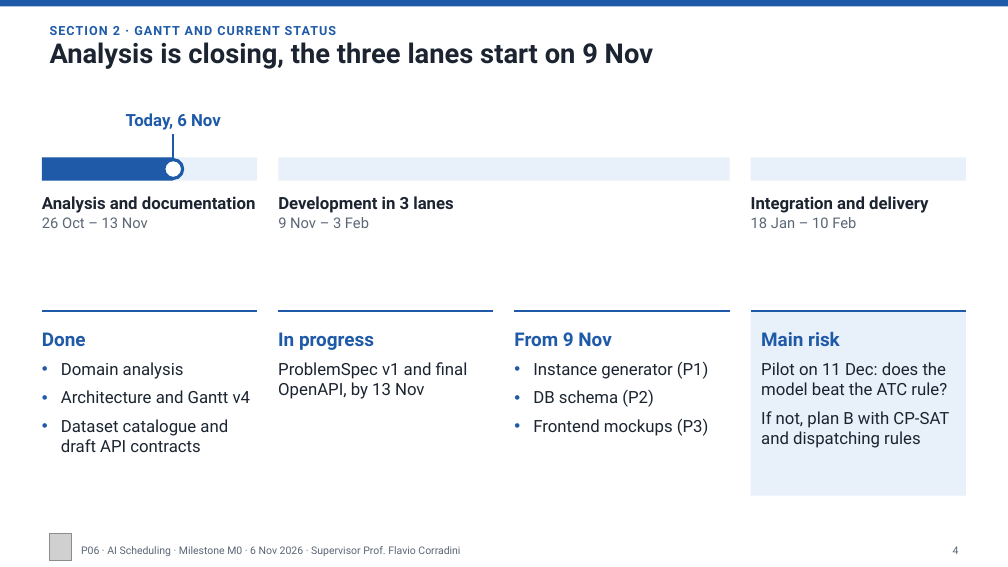
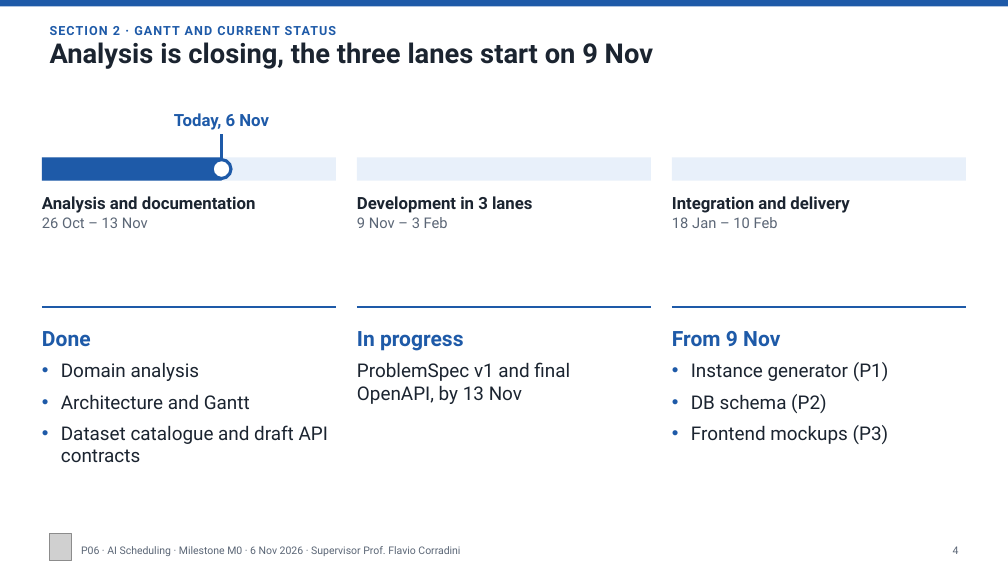
Before and after one commit to Pieruc/Scheduling, a slide deck: slide 4 of Presentazione/P06-6Nov-v1.pptx. Drawn at 1008x567 pixels with LibreOffice and Linux fonts; fonts in the diff are those of the drawing; grey boxes stand for pictures. Boxes give left, top, right and bottom in pixels: in the first picture for what was removed or moved away, otherwise in the second. Text is boxed around its words. In the diff, an @@ line names an element or a change of style, - is before the commit and + after.

Commit message:
fixed some slides for M0

```diff
--- a/Presentazione/P06-6Nov-v1.pptx
+++ b/Presentazione/P06-6Nov-v1.pptx
@@ rectangle: place and size @@
-rectangle at [42, 157, 174, 181]
+rectangle at [42, 157, 222, 181]
@@ rectangle: place and size @@
-rectangle at [42, 157, 258, 181]
+rectangle at [42, 157, 337, 181]
@@ 1 text, 1 line, 1 ellipse: place and size @@
-1 text, 1 line, 1 ellipse at [126, 113, 221, 178]
+1 text, 1 line, 1 ellipse at [174, 113, 269, 178]
@@ rectangle: place and size @@
-rectangle at [278, 157, 730, 181]
+rectangle at [357, 157, 651, 181]
@@ rectangle: place and size @@
-rectangle at [751, 157, 966, 181]
+rectangle at [672, 157, 966, 181]
@@ text "Development in 3 lanes": place and size @@
-text "Development in 3 lanes" at [278, 196, 453, 228]
+text "Development in 3 lanes" at [357, 196, 532, 228]
@@ text "Integration and delivery": place and size @@
-text "Integration and delivery" at [751, 196, 928, 228]
+text "Integration and delivery" at [672, 196, 849, 228]
@@ line moved from (42, 311) - (257, 311) to (42, 307) - (336, 307) @@
@@ text "In progress": place and size @@
-text "In progress" at [278, 332, 468, 399]
+text "In progress" at [357, 331, 570, 404]
@@ text "In progress" at [357, 331, 570, 404]: size 18 to 20 pt in "In progress"; size 16 to 18 pt in "ProblemSpec v1 and final OpenAPI, by 13 ..." @@
@@ line moved from (278, 311) - (494, 311) to (357, 307) - (651, 307) @@
@@ text "From 9 Nov": place and size @@
-text "From 9 Nov" at [514, 332, 709, 436]
+text "From 9 Nov" at [672, 331, 889, 444]
@@ text "From 9 Nov" at [672, 331, 889, 444]: size 18 to 20 pt in "From 9 Nov"; size 16 to 18 pt in "Instance generator (P1)", "DB schema (P2)", "Frontend mockups (P3)" @@
@@ line moved from (515, 311) - (730, 311) to (672, 307) - (966, 307) @@
@@ rectangle removed at [751, 311, 966, 495] @@
@@ line removed from (751, 311) to (966, 311) @@
@@ text at [42, 331, 328, 462]: size 18 to 20 pt in "Done"; size 16 to 18 pt in "Domain analysis", "Dataset catalogue and draft API contracts" @@
@@ text removed at [761, 332, 949, 448] @@
-Main risk
-Pilot on 11 Dec: does the model beat the ATC rule?
-If not, plan B with CP-SAT and dispatching rules
@@ text at [61, 395, 250, 409]: text changed; size 16 to 18 pt @@
-• Architecture and Gantt v4
+• Architecture and Gantt
```
Also in this commit, not shown: 3 other slides changed.
